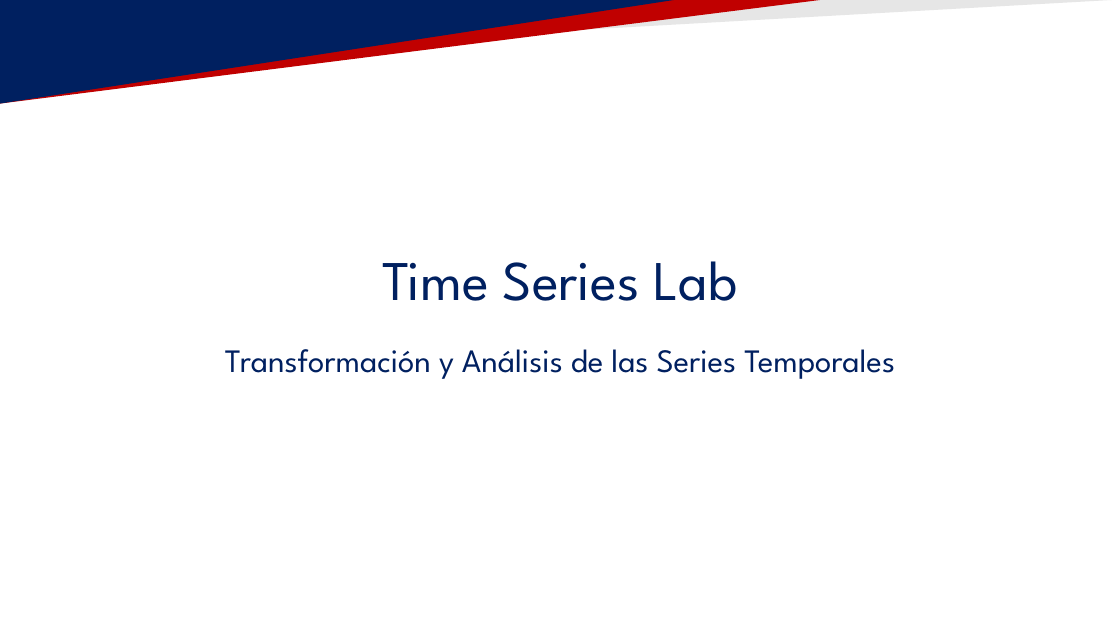
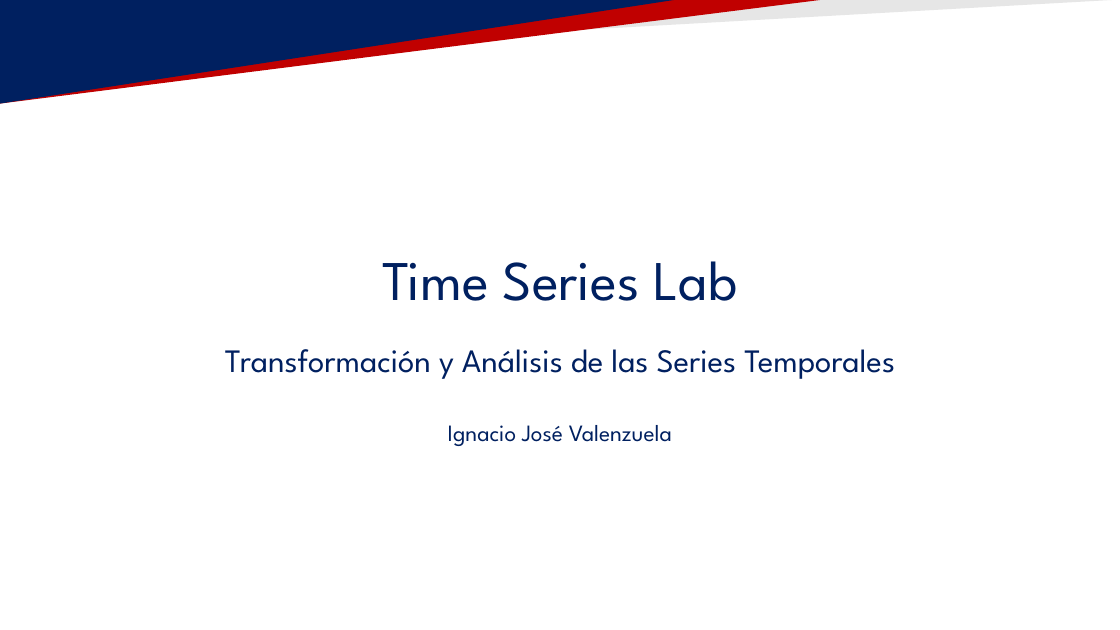
Before and after one commit to TeresaLS/timeseries_lab, a slide deck: slide 1 of 03_BASIC_MODELLING/03_BASIC_MODELLING.pptx. Drawn at 1120x630 pixels with LibreOffice and Linux fonts; fonts in the diff are those of the drawing; background and template pictures are left out. Boxes give left, top, right and bottom in pixels: in the first picture for what was removed or moved away, otherwise in the second. Text is boxed around its words. In the diff, an @@ line names an element or a change of style, - is before the commit and + after.

```diff
--- a/03_BASIC_MODELLING/03_BASIC_MODELLING.pptx
+++ b/03_BASIC_MODELLING/03_BASIC_MODELLING.pptx
@@ text at [448, 425, 672, 446]: paragraph added @@
+Ignacio José Valenzuela
```
Also in this commit, not shown: 6 other slides changed, 14 slides added, 6 slides removed, 15 other files.
